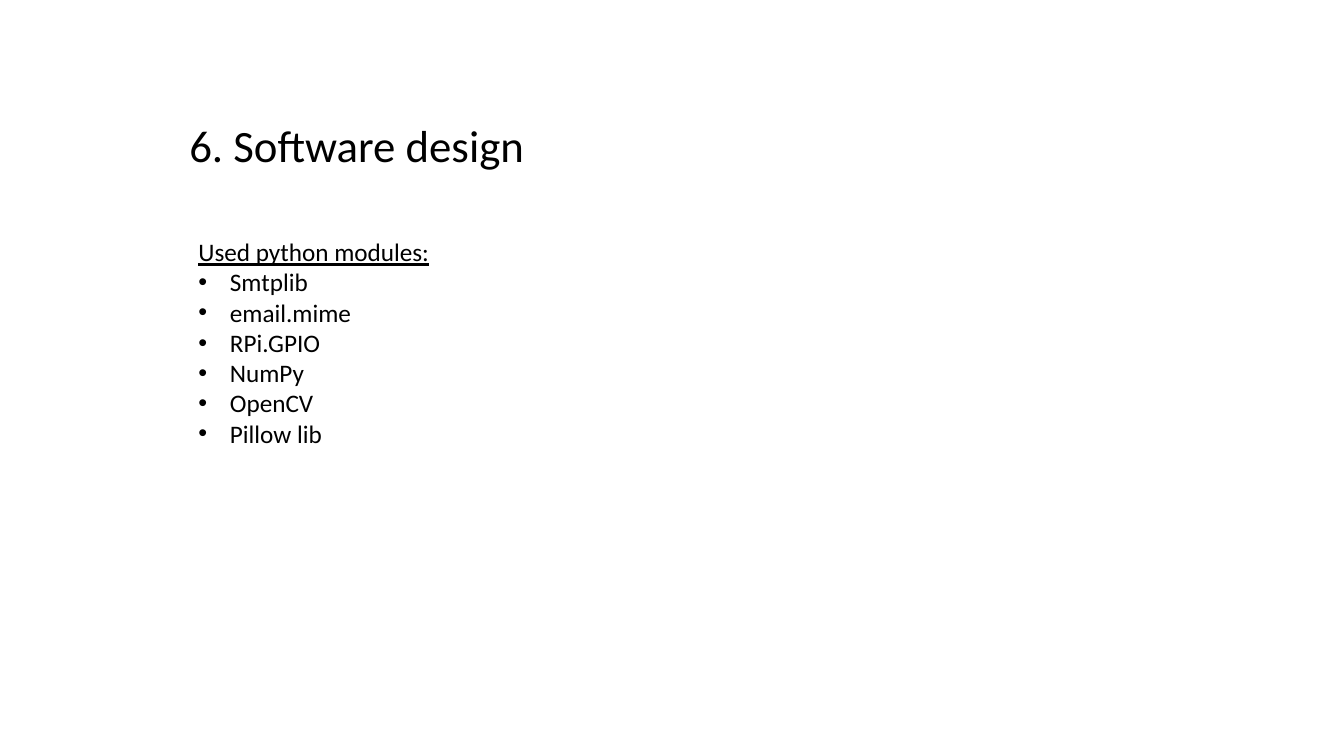
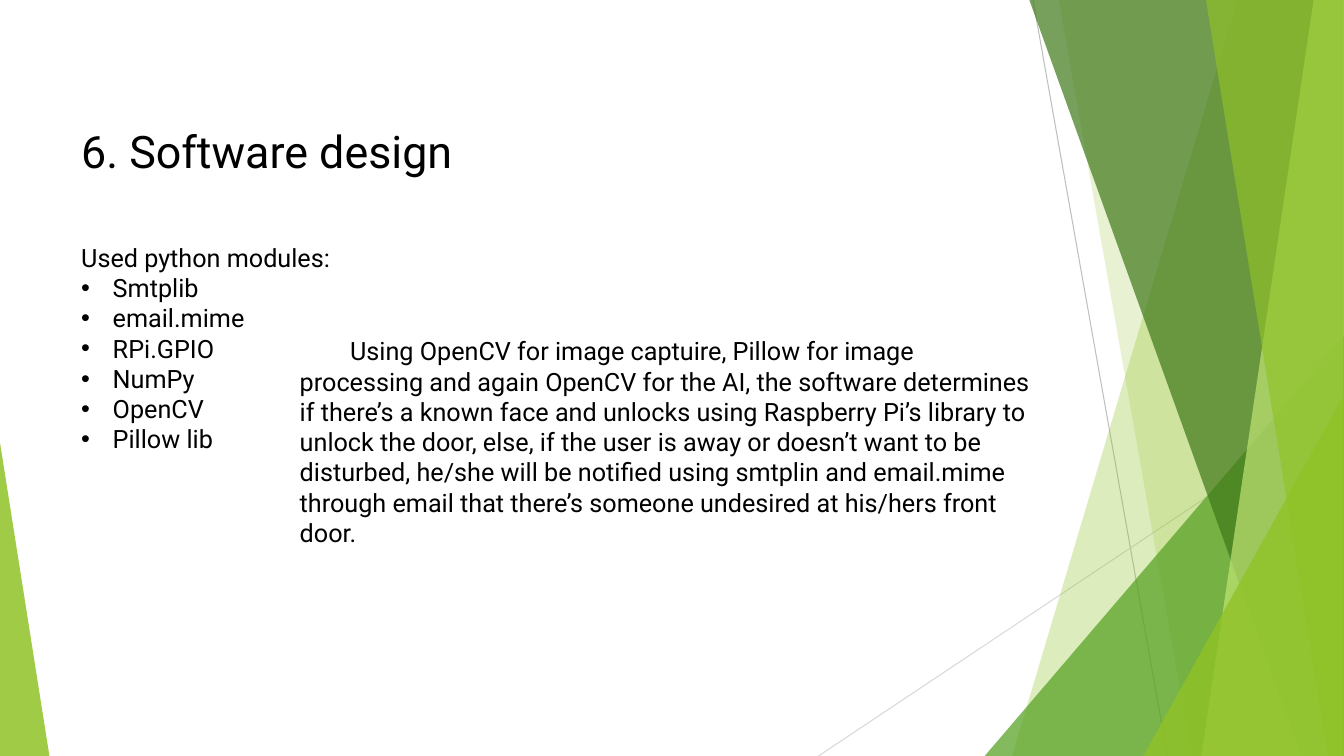
Before and after one commit to r0mac09/MS-sPi, a slide deck: slide 7 of Presentation.pptx (slide 6 before the commit). Drawn at 1344x756 pixels with LibreOffice and Linux fonts; fonts in the diff are those of the drawing. Boxes give left, top, right and bottom in pixels: in the first picture for what was removed or moved away, otherwise in the second. Text is boxed around its words. In the diff, an @@ line names an element or a change of style, - is before the commit and + after.

```diff
--- a/Presentation.pptx
+++ b/Presentation.pptx
@@ text "6. Software design": place and size @@
-text "6. Software design" at bbox=[189, 131, 524, 170]
+text "6. Software design" at bbox=[81, 134, 452, 178]
@@ text "6. Software design" at bbox=[81, 134, 452, 178]: font Calibri to Roboto @@
@@ text "Used python modules:": place and size @@
-text "Used python modules:" at bbox=[198, 243, 429, 443]
+text "Used python modules:" at bbox=[81, 248, 330, 449]
@@ text "Used python modules:" at bbox=[81, 248, 330, 449]: font Calibri to Roboto; underline off in "Used python modules:" @@
@@ text added at bbox=[300, 341, 1029, 543], 18 pt, text #000000 @@
+Using OpenCV for image captuire, Pillow for image processing and again OpenCV for the AI, the software determines if there’s a known face and unlocks using Raspberry Pi’s library to unlock the door, else, if the user is away or doesn’t want to be disturbed, he/she will be notified using smtplin and email.mime through email that there’s someone undesired at his/hers front door.
@@ group added at bbox=[0, 0, 1344, 756]: 5 freeform shapes, 3 triangles, 2 lines @@
```
Also in this commit, not shown: 5 other slides changed, 3 slides added, 1 slide removed, 3 other files.
